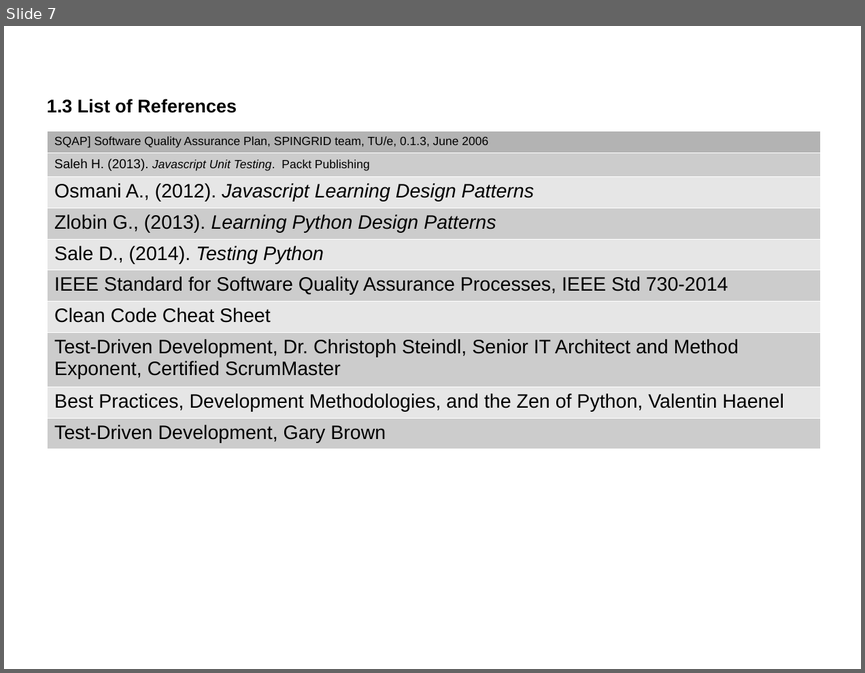
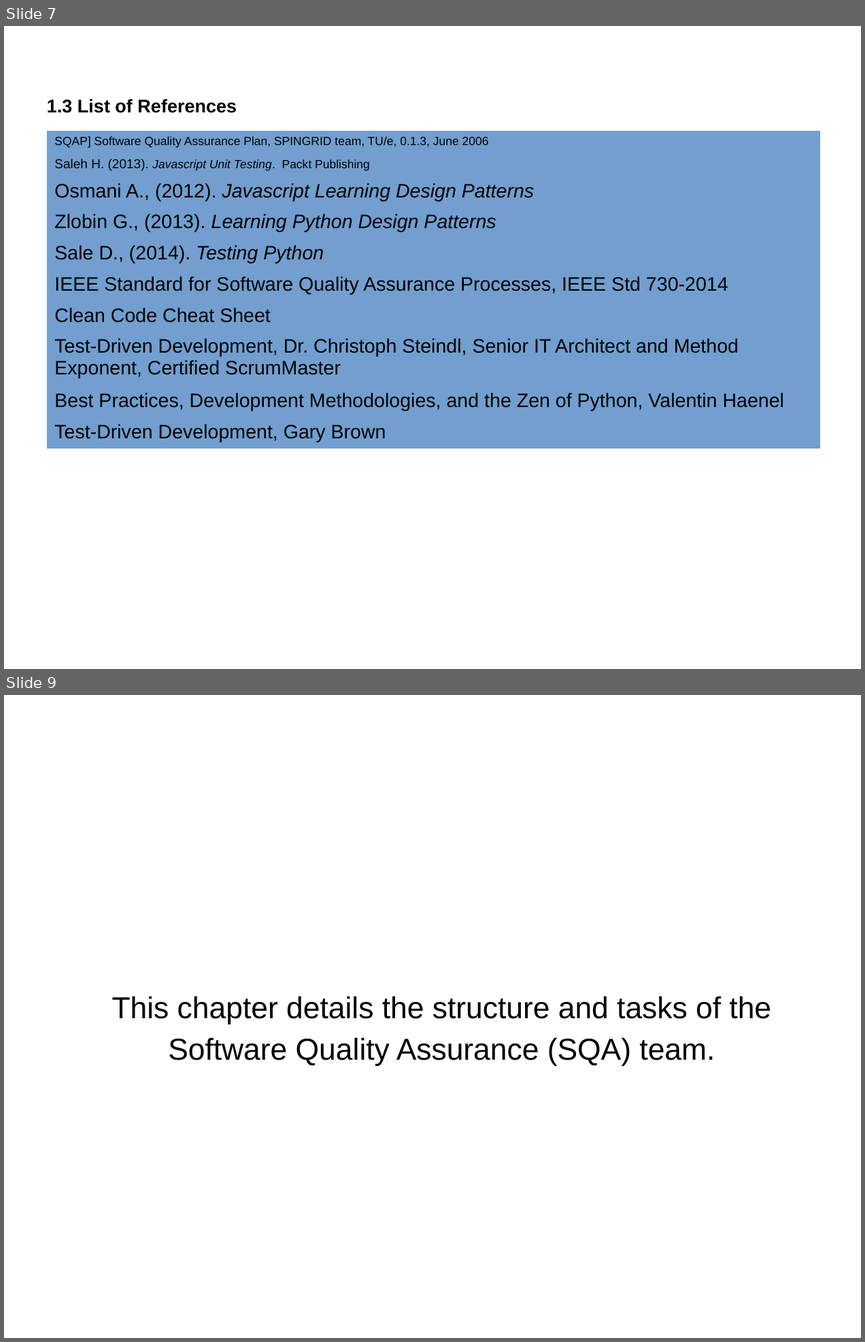
Before and after one commit to catherinemaglasang/e-store-by-scorpio, a slide deck: Presentation/SQAP.odp. Shown one above the other, each under a label of ours: slide 7 before the commit, slides 7 and 9 after it; the slides between them are not shown. The pictures are 865x673 and 865x1342 pixels, drawn with LibreOffice and Linux fonts; fonts in the diff are those of the drawing. Boxes give left, top, right and bottom in pixels: in the first picture for what was removed or moved away, otherwise in the second. Text is boxed around its words. In the diff, an @@ line names an element or a change of style, - is before the commit and + after.

Commit message:
chapter 2 for SQAP

```diff
--- a/Presentation/SQAP.odp
+++ b/Presentation/SQAP.odp
@@ slide 9 added at [4,695,861,1338], background #FFFFFF @@
@@ free added at [59,979,824,1163], 28 pt, text #000000 @@
+This chapter details the structure and tasks of the Software Quality Assurance (SQA) team.
@@ slide 7 changed as well @@
@@ table at [47,130,821,448] @@
@@ fill #B3B3B3 to #729FCF in row 1, column 1 @@
@@ fill #CCCCCC to #729FCF in 5 cells @@
@@ fill #E6E6E6 to #729FCF in 4 cells @@
@@ borders changed @@
```
Also in this commit, not shown: 6 other slides changed, 3 other slides added, 1 other file.
